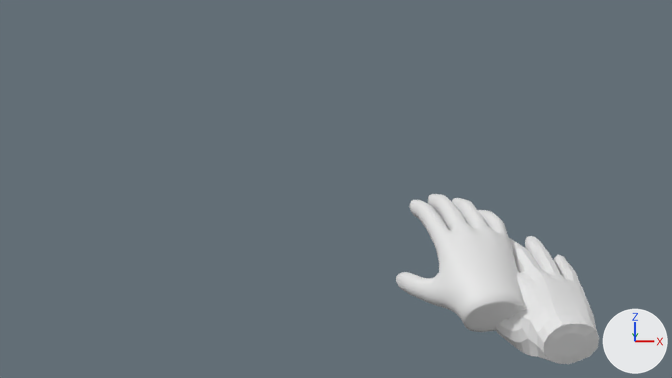
The Blender file 3DAssets/handNew.blend as it was, and as the next commit left it.
Rendered twice from the file's camera 'Camera'. The lights are fixed; the arrows at lower right show +X, +Y and +Z.

Objects in the first picture: 'Hand_Circle', 'hand'.
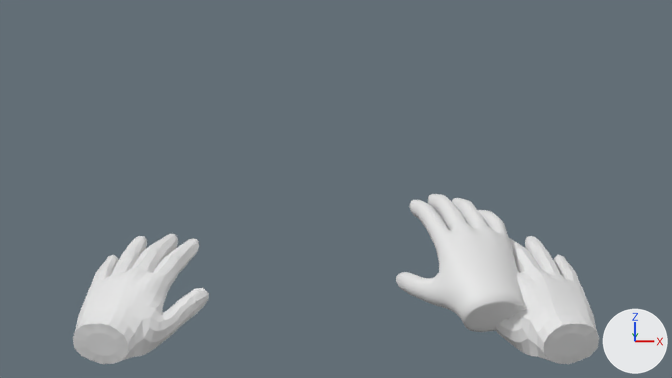
Pixel boxes [x1, y1, x2, y2] of what changed, in the pictures (672 x 378 px):
'Hand_Circle.001', added: after [73, 234, 209, 364]

Edits to the bpy script that builds the scene:
```text
Add ob_hand_circle_001:
    ob_hand_circle_001 = bpy.data.objects.new('Hand_Circle.001', me_hand_circle.copy())  # the mesh of ob_hand_circle
    ob_hand_circle_001.location = (-0.706, -0.063, -0.356)
    ob_hand_circle_001.rotation_euler = (-1.571, 0.0, 0.0)  # degrees (-90, 0, 0)
    ob_hand_circle_001.scale = (-1.0, -1.0, -1.0)
    _m = ob_hand_circle_001.modifiers.new('Solidify', 'SOLIDIFY')
    _m.thickness = -0.02
```
